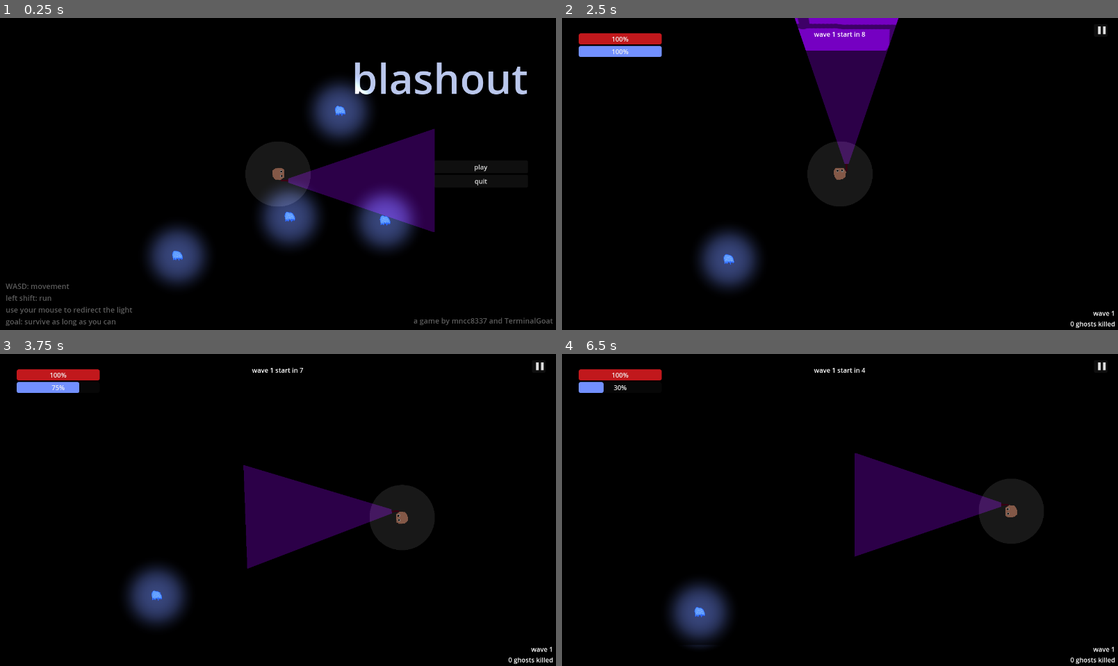
Above: before the commit, frames 1-4 (two rows, left to right).
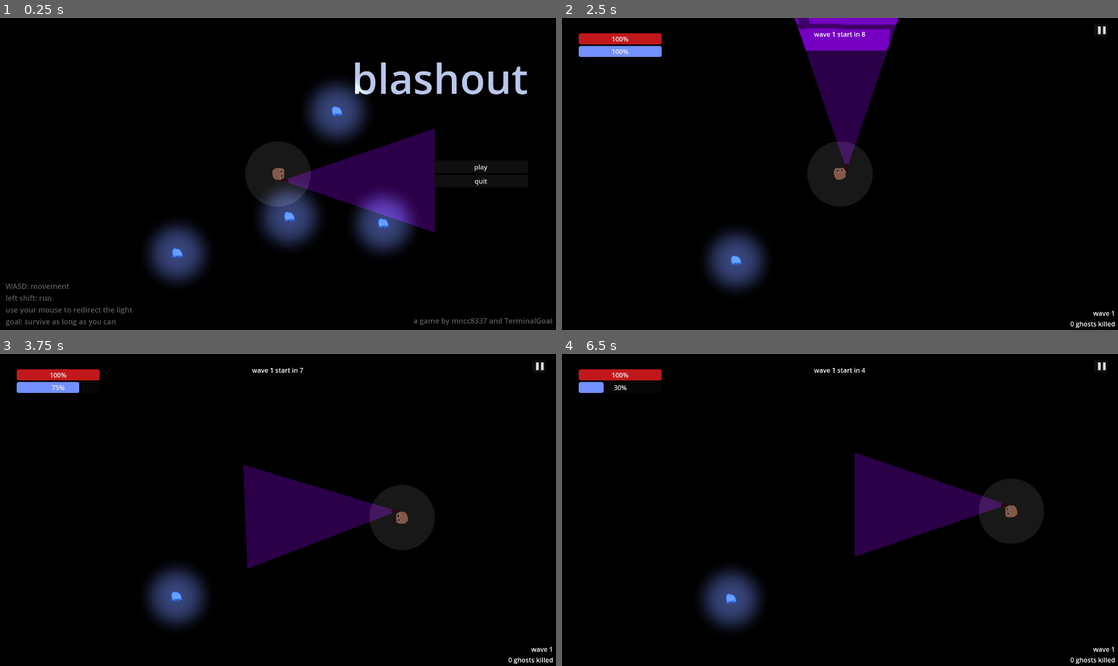
Above: after the commit, the same moments.

Repository: mncc8337/blashout
Game: Godot game, scene res://scenes/mainmenu.tscn
Two runs of this game, one before a commit and one after it. Both use one fixed random seed, a clock stepped at 60 frames per second and the inputs below.
Inputs (mouse positions are in pixels of both pictures, inside the frame that each line leads up to):
- Up to frame 1 (0.25 s): no input
- Up to frame 2 (2.5 s): click "play" at 0.5 s; click "▐▐" at 1.25 s; click "continue" at 2 s
- Up to frame 3 (3.75 s): tap Enter at 2.75 s; move the mouse to (400, 494) at 2.77 s; hold D (right) 2.78-3.53 s; hold Shift (run) 2.78-3.53 s; move the mouse to (166, 525) at 3.52 s; hold S (down) from 3.53 s (still down); tap Shift (run) at 3.6 s
- Up to frame 4 (6.5 s): move the mouse to (895, 441) at 4.27 s; release S (down) at 4.28 s; hold D (right) 4.28-5.03 s; hold Shift (run) 4.28-5.03 s; move the mouse to (812, 572) at 5.02 s; hold W (up) 5.03-5.78 s; tap Shift (run) at 5.1 s; move the mouse to (1006, 556) at 5.77 s; hold A (left) from 5.78 s (still down); hold Shift (run) from 5.78 s (still down)

The runs differ from the first frame. In frame 1, 0.2% of the frame differs, in the area x 31-71%, y 23-78%; in frame 2, 0.9%; in frame 3, 2.0%; in frame 4, 2.7%, in the area x 19-36%, y 68-94%.

Commit message:
final tune i guess

Diff:
--- a/scenes/main.tscn
+++ b/scenes/main.tscn
@@ -406,7 +406,7 @@
 
 [node name="bgs" type="AudioStreamPlayer" parent="."]
 stream = ExtResource("7_g4lc1")
-volume_db = -30.0
+volume_db = -25.0
 pitch_scale = 0.5
 autoplay = true
 
--- a/scripts/blck.gd
+++ b/scripts/blck.gd
@@ -10,9 +10,10 @@
 func _physics_process(delta):
 	$block_moving_timer.wait_time = block_moving_delay
 	if $block_moving_timer.is_stopped():
-		new_pos.x+=rng.randi_range(-1,1)*34
-		new_pos.y+=rng.randi_range(-1,1)*34
-		if (new_pos.x>1300 and new_pos.y>700) or (new_pos <= Vector2.ZERO):
+		new_pos = position
+		var rand = rng.randf_range(-PI, PI)
+		new_pos += Vector2(cos(rand), sin(rand)) * 34
+		if (new_pos.x>1250 and new_pos.y>650) or (new_pos <= Vector2.ZERO):
 			new_pos=Vector2(rng.randi_range(150,550),rng.randi_range(50,250))
 		$block_moving_timer.start()
 
